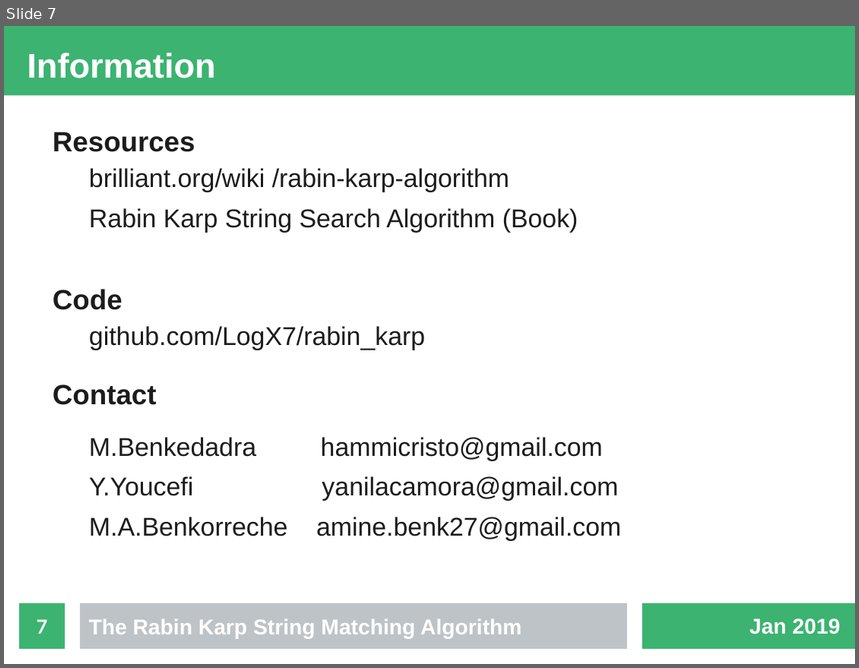
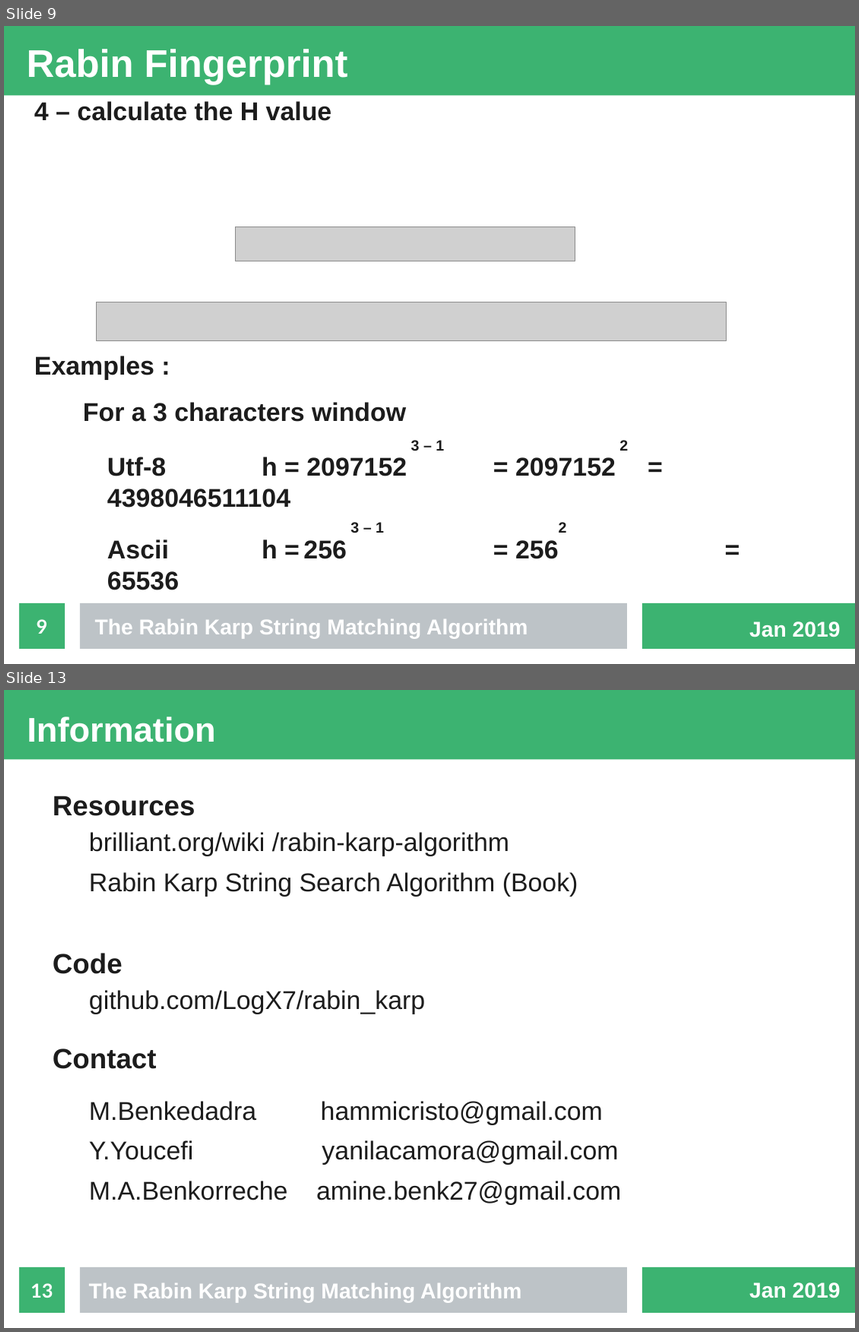
Before and after one commit to fennecinspace/Rabin-Karp, a slide deck: presentation/presentation.odp. Shown one above the other, each under a label of ours: slide 7 before the commit, slides 9 and 13 after it; the slides between them are not shown. The pictures are 859x668 and 859x1332 pixels, drawn with LibreOffice and Linux fonts; fonts in the diff are those of the drawing; grey boxes stand for pictures. Boxes give left, top, right and bottom in pixels: in the first picture for what was removed or moved away, otherwise in the second. Text is boxed around its words. In the diff, an @@ line names an element or a change of style, - is before the commit and + after.

```diff
--- a/presentation/presentation.odp
+++ b/presentation/presentation.odp
@@ slide 9 added at (4, 26, 855, 664), background #FFFFFF; not listed: 3 template elements that a slide beside it also shows @@
@@ title added at (27, 49, 348, 85), 36 pt, text #FFFFFF, bold @@
+Rabin Fingerprint
@@ text added at (34, 101, 407, 560), 24 pt, text #1C1C1C, bold @@
+4 – calculate the H value
+Examples :
+    For a 3 characters window
+      Utf-8 h = 2097152 3 – 1 = 2097152 2 = 4398046511104
+      Ascii h = 256 3 – 1 = 2562 = 65536
@@ picture added at (236, 227, 576, 262) @@
@@ picture added at (97, 303, 727, 341) @@
@@ page number added at (19, 604, 65, 649), fill #3CB371, 18 pt, text #FFFFFF, bold @@
+9
@@ text added at (95, 620, 528, 639), 20 pt, text #FFFFFF, bold @@
+The Rabin Karp String Matching Algorithm
@@ text added at (750, 622, 841, 638), 20 pt, text #FFFFFF, bold @@
+Jan 2019
@@ what was slide 7 is now slide 13 @@
@@ page number at (31, 1284, 53, 1298): text changed @@
-7
+13
```
Also in this commit, not shown: 5 slides changed, 5 other slides added, 3 other files.
